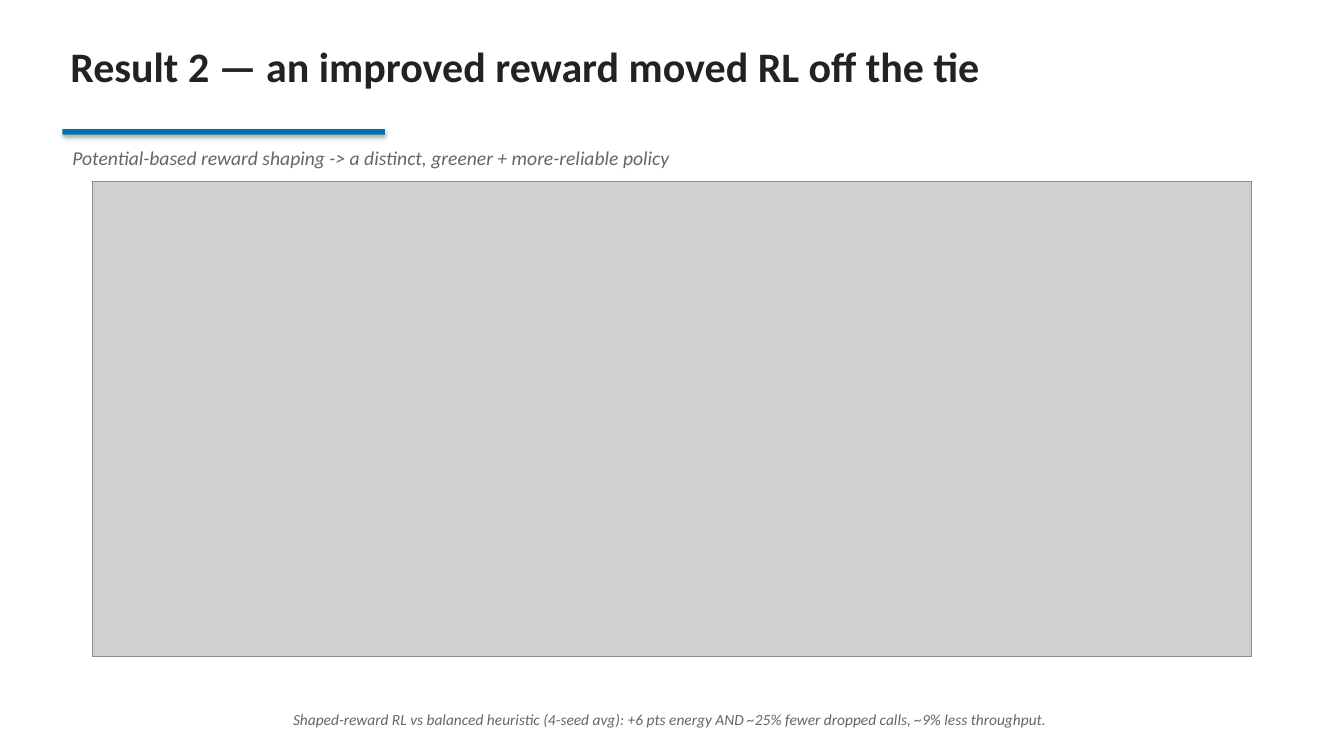
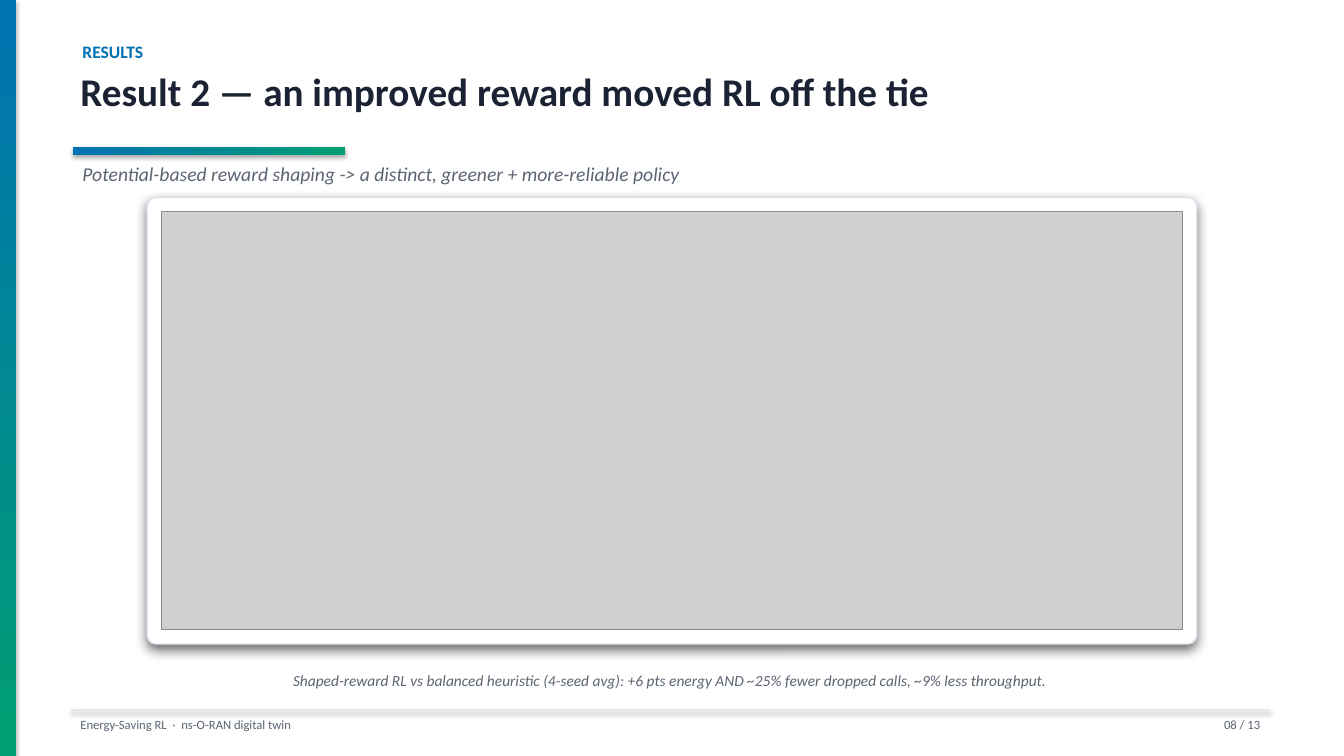
Before and after one commit to SergeantCooper/ns-o-ran-gym, a slide deck: slide 8 of energy_saving_RL_project.pptx. Drawn at 1344x756 pixels with LibreOffice and Linux fonts; fonts in the diff are those of the drawing; grey boxes stand for pictures. Boxes give left, top, right and bottom in pixels: in the first picture for what was removed or moved away, otherwise in the second. Text is boxed around its words. In the diff, an @@ line names an element or a change of style, - is before the commit and + after.

Commit message:
deck: redesign build_ppt.py with a cohesive visual theme
Adds a design system to the presentation (content/numbers unchanged):
- navy gradient title with capability pills + accent band
- per-slide section kickers, gradient underline, left accent strip, footer + page numbers
- content on soft-shadowed panels; colour-coded bullet markers
- figures mounted on shadowed cards, box-fit to the slide (fixes overflow)

```diff
--- a/energy_saving_RL_project.pptx
+++ b/energy_saving_RL_project.pptx
@@ rectangle added at <box>0,0,16,756</box>, fill gradient #0072B2 to #009E73 @@
@@ text added at <box>82,46,143,58</box>, 12.5 pt, text #0072B2, bold @@
+RESULTS
@@ text "Result 2 — an improved ...": place and size @@
-text "Result 2 — an improved ..." at <box>70,52,980,89</box>
+text "Result 2 — an improved ..." at <box>80,78,929,112</box>
@@ text "Result 2 — an improved ..." at <box>80,78,929,112</box>: size 30 to 28 pt, text colour #222222 to #1A2233 @@
@@ rectangle: place and size @@
-rectangle at <box>63,129,385,135</box>
+rectangle at <box>73,147,345,154</box>
@@ rectangle at <box>73,147,345,154</box>: fill #0072B2 to gradient #0072B2 to #009E73 @@
@@ text "Potential-based reward shaping -> a ...": place and size @@
-text "Potential-based reward shaping -> a ..." at <box>72,151,669,169</box>
+text "Potential-based reward shaping -> a ..." at <box>82,167,679,185</box>
@@ text "Potential-based reward shaping -> a ..." at <box>82,167,679,185</box>: text colour #666666 to #5B6472 @@
@@ rounded rectangle added at <box>147,198,1197,644</box>, fill #FFFFFF, outline #DDE4F0 1 pt @@
@@ picture: place and size @@
-picture at <box>93,181,1252,656</box>
+picture at <box>161,212,1183,630</box>
@@ text "Shaped-reward RL vs balanced heuristic ..." at <box>293,675,1046,689</box>: text colour #666666 to #5B6472 @@
@@ text "Shaped-reward RL vs balanced heuristic ...": place and size @@
-text "Shaped-reward RL vs balanced heuristic ..." at <box>293,714,1046,728</box>
+text "Shaped-reward RL vs balanced heuristic ..." at <box>293,675,1046,689</box>
@@ rectangle added at <box>71,710,1270,711</box>, fill #DDE4F0 @@
@@ text added at <box>80,720,291,731</box>, 9 pt, text #5B6472 @@
+Energy-Saving RL · ns-O-RAN digital twin
@@ text added at <box>1224,720,1260,729</box>, 9 pt, text #5B6472 @@
+08 / 13
```
Also in this commit, not shown: 12 other slides changed, 1 other file.
